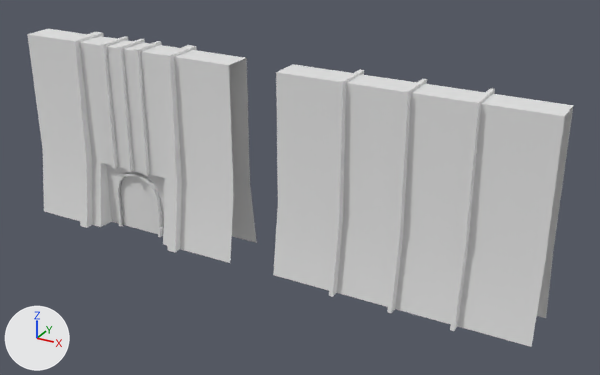
Two versions of the FBX model Assets/Models/AssetsFinais/Prontos/Muralhas.fbx, one commit apart.
Rendered twice from a 50 mm lens placed at (-11.6, -63.0, 40.2), pointed at (-46.8, 1.0, 8.2). The lights are fixed; the arrows at lower left show +X, +Y and +Z. Materials are left out; every surface is plain grey. Where no turn or scale is listed for an object, it has been applied to the vertices. Vertices at the same position are counted once.

In view in the first picture: 'Muralha', 'PortaoMuralha'.
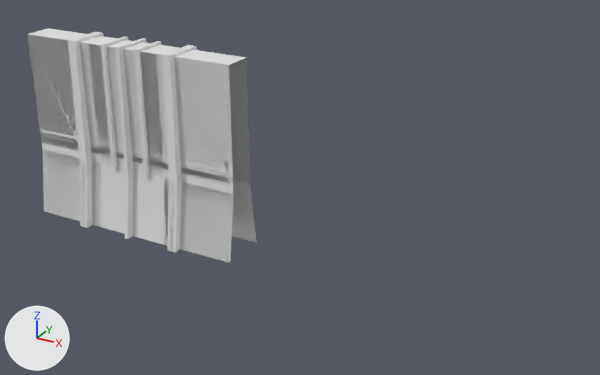
The newer file is also turned or shifted as a whole; pictures and numbers use the older file's frame.

Location of each change, (x1, y1, x2, y2) in pixels of the pictures (600 x 375 px):
'Muralha', mesh moved: before (273, 64, 574, 347); after (28, 28, 257, 263)
part 2 of me_portaomuralha, cut back: before (118, 177, 126, 226)

The change, as a list of edits to the scene's bpy script:
```text
Change me_muralha:
    where me_muralha.from_pydata(...)  # 84 vertices, 65 faces; spans x 0.0..25.0, y -5.8..0.8, z 0.0..20.2
    used by ob_muralha; location = (-47.8, 2.5, 0.06)
    me_muralha part 1: the whole mesh is moved by (-30.0, 0.0, 0.0)
Change me_portaomuralha:
    used by ob_portaomuralha; location = (-52.75, 2.5, 0.06)
    remove me_portaomuralha.from_pydata(...)  # 348 vertices, 329 faces; spans x -25.0..0.0, y -5.8..0.8, z -0.1..20.2
    add me_portaomuralha.from_pydata(...)  # 318 vertices, 245 faces; spans x -25.0..0.0, y -5.8..0.8, z -0.1..20.2
    me_portaomuralha part 2
    34 vertices are removed from x -15.0..-10.0, y -3.3..-1.7, z -0.1..6.4
    120 faces are deleted
    4 vertices are added at (-12.5, -3.7, -0.1), (-12.5, -2.8, -0.1), (-12.5, -1.3, -0.1), (-12.5, -2.2, -0.1)
    36 new faces join them
```
